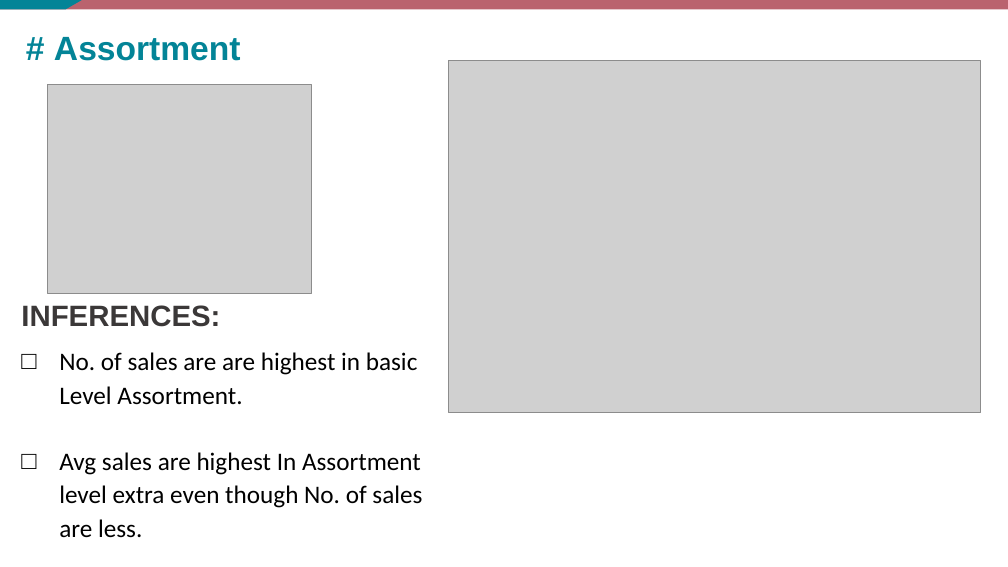
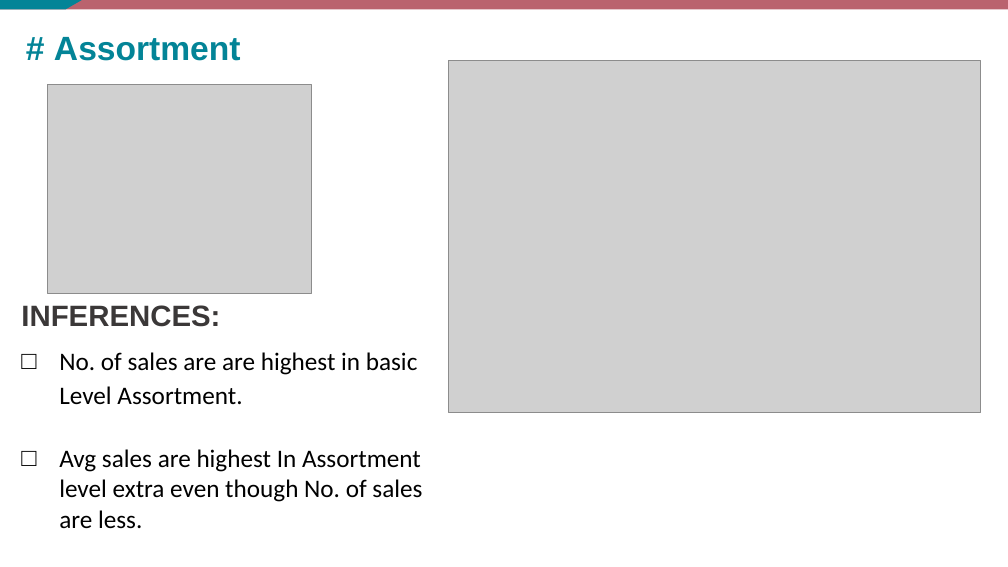
Before and after one commit to akesh-0909/Sales-Analysis-and-forecasting, a slide deck: slide 23 of BUSINESS REPORTS.pptx. Drawn at 1008x567 pixels with LibreOffice and Linux fonts; fonts in the diff are those of the drawing; grey boxes stand for pictures. Boxes give left, top, right and bottom in pixels: in the first picture for what was removed or moved away, otherwise in the second. Text is boxed around its words. In the diff, an @@ line names an element or a change of style, - is before the commit and + after.

```diff
--- a/BUSINESS REPORTS.pptx
+++ b/BUSINESS REPORTS.pptx
@@ text at (x1=59, y1=449, x2=422, y2=529): line spacing 1.1 to 1 @@
```
Also in this commit, not shown: 1 other slide changed, 6 slides added, 18 slides removed.
